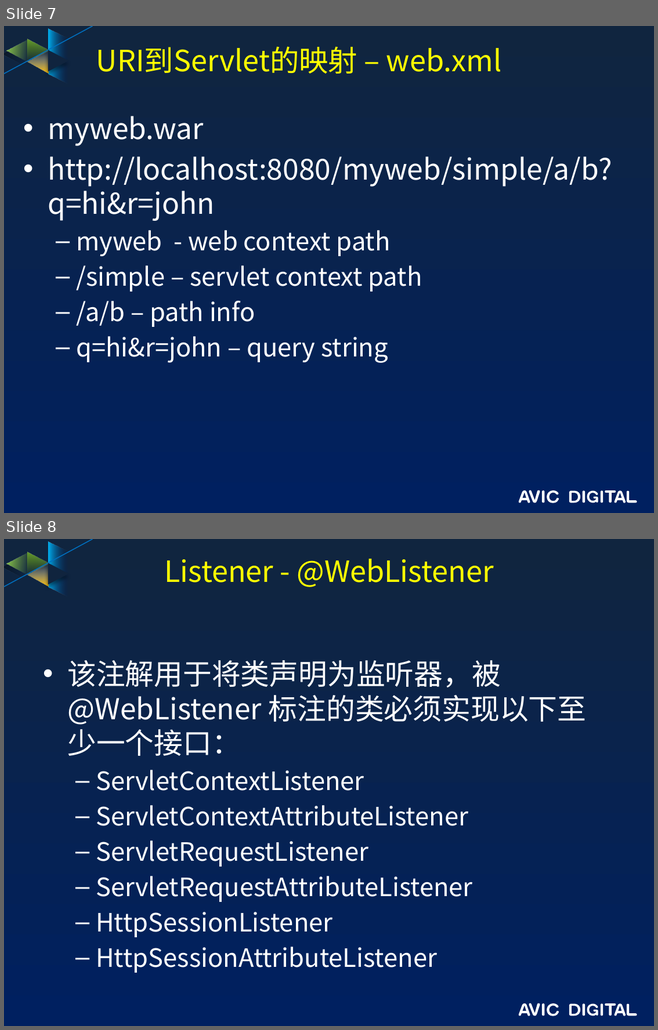
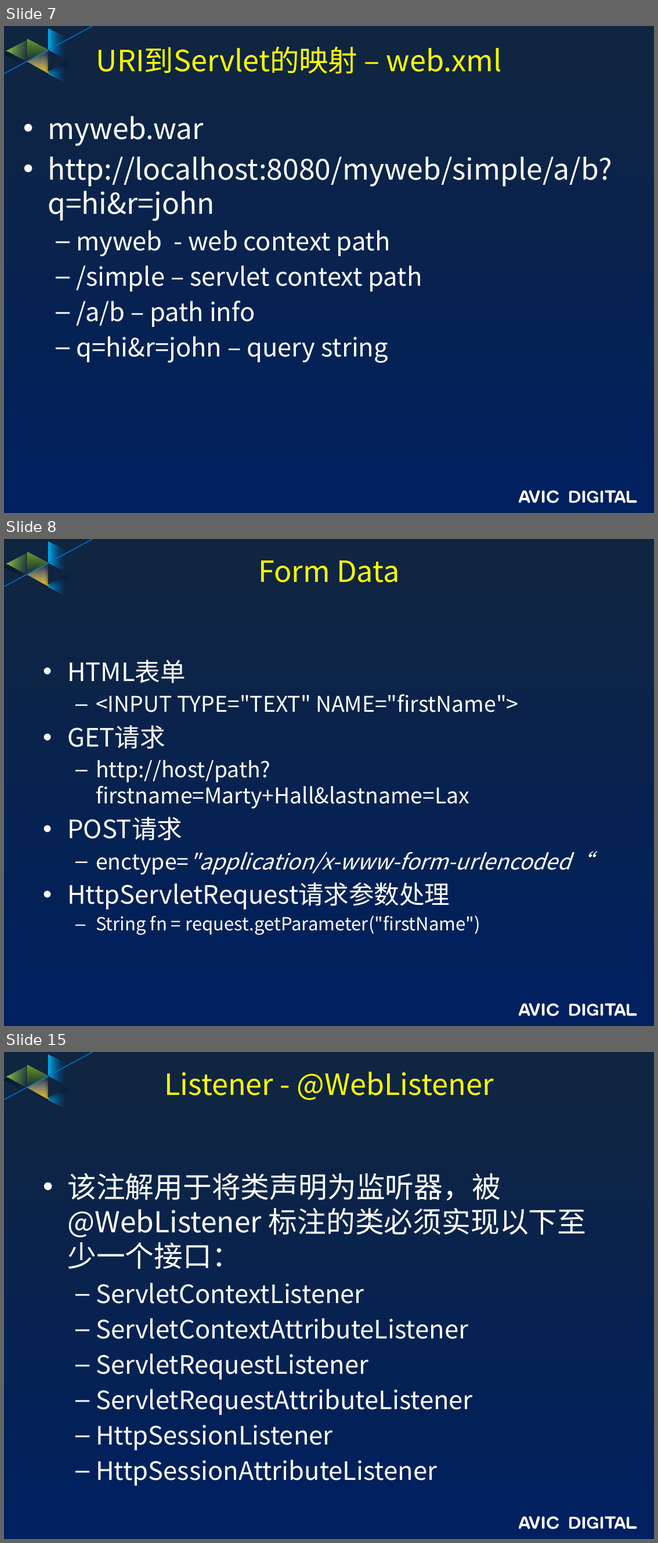
Before and after one commit to guofengzh/java-way, a slide deck: spring/docs/02-servlet-basic.pptx. Shown one above the other, each under a label of ours: slides 7 and 8 before the commit, slides 7, 8 and 15 after it; the slides between them are not shown. The pictures are 658x1030 and 658x1543 pixels, drawn with LibreOffice and Linux fonts; fonts in the diff are those of the drawing; background and template pictures are left out. Boxes give left, top, right and bottom in pixels: in the first picture for what was removed or moved away, otherwise in the second. Text is boxed around its words. In the diff, an @@ line names an element or a change of style, - is before the commit and + after.

```diff
--- a/spring/docs/02-servlet-basic.pptx
+++ b/spring/docs/02-servlet-basic.pptx
@@ slide 8 added at bbox=[4, 539, 654, 1026], background gradient #10253F to #002060; not listed: 17 template elements that a slide beside it also shows @@
@@ title added at bbox=[258, 560, 400, 583], 32.4 pt, text #FFFF00 @@
+Form Data
@@ text added at bbox=[67, 660, 592, 935], 24 pt, text #FFFFFF @@
+• HTML表单
+  – <INPUT TYPE="TEXT" NAME="firstName">
+• GET请求
+  – http://host/path?firstname=Marty+Hall&lastname=Lax
+• POST请求
+  – enctype="application/x-www-form-urlencoded“
+• HttpServletRequest请求参数处理
+  – String fn = request.getParameter("firstName")
@@ what was slide 8 is now slide 15 @@
```
Also in this commit, not shown: 6 other slides added.
